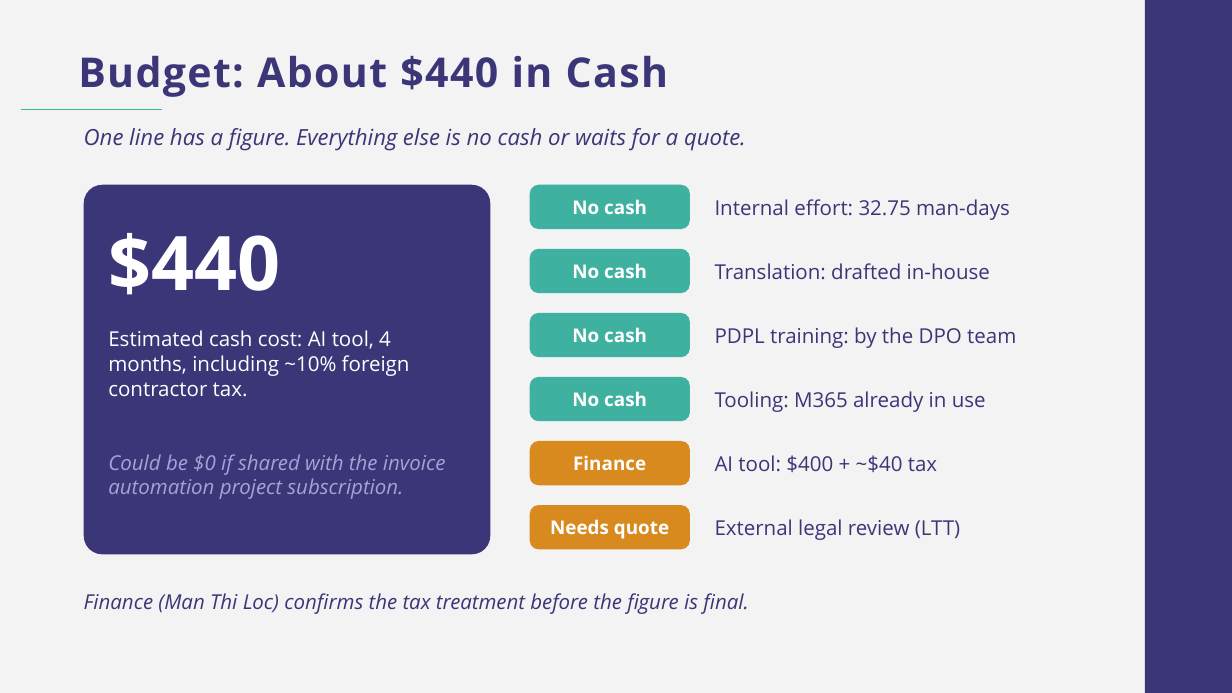
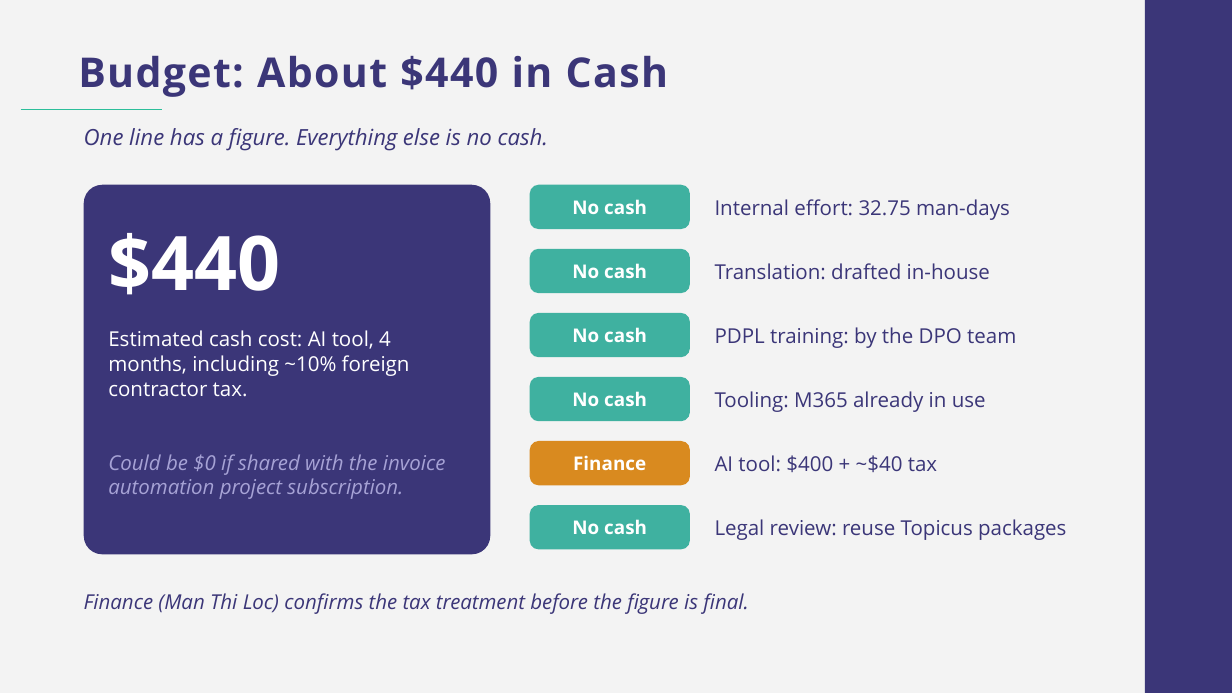
Before and after one commit to tranmyphuc/docs, a slide deck: slide 6 of SGH_Asia_PDPL_BOD_Deck.pptx. Drawn at 1232x693 pixels with LibreOffice and Linux fonts; fonts in the diff are those of the drawing; background and template pictures are left out. Boxes give left, top, right and bottom in pixels: in the first picture for what was removed or moved away, otherwise in the second. Text is boxed around its words. In the diff, an @@ line names an element or a change of style, - is before the commit and + after.

```diff
--- a/SGH_Asia_PDPL_BOD_Deck.pptx
+++ b/SGH_Asia_PDPL_BOD_Deck.pptx
@@ text at [84,128,548,151]: text changed @@
-One line has a figure. Everything else is no cash or waits for a quote.
+One line has a figure. Everything else is no cash.
@@ rounded rectangle "No cash" at [530,505,690,549]: fill #D98A1F to #3FB1A0 @@
@@ text in rounded rectangle at [572,519,647,534]: text changed @@
-Needs quote
+No cash
@@ text at [715,519,1066,540]: text changed @@
-External legal review (LTT)
+Legal review: reuse Topicus packages
```
Also in this commit, not shown: 2 other slides changed.
